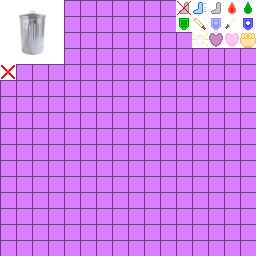
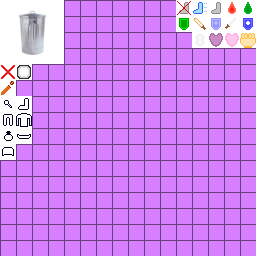
Comparing the layer stacks of the two 256×256 images. Changes:
added layer "New Layer" (80%) above "Background" over [17, 65, 31, 79]
painted on "Background" over [0, 34, 208, 160]
